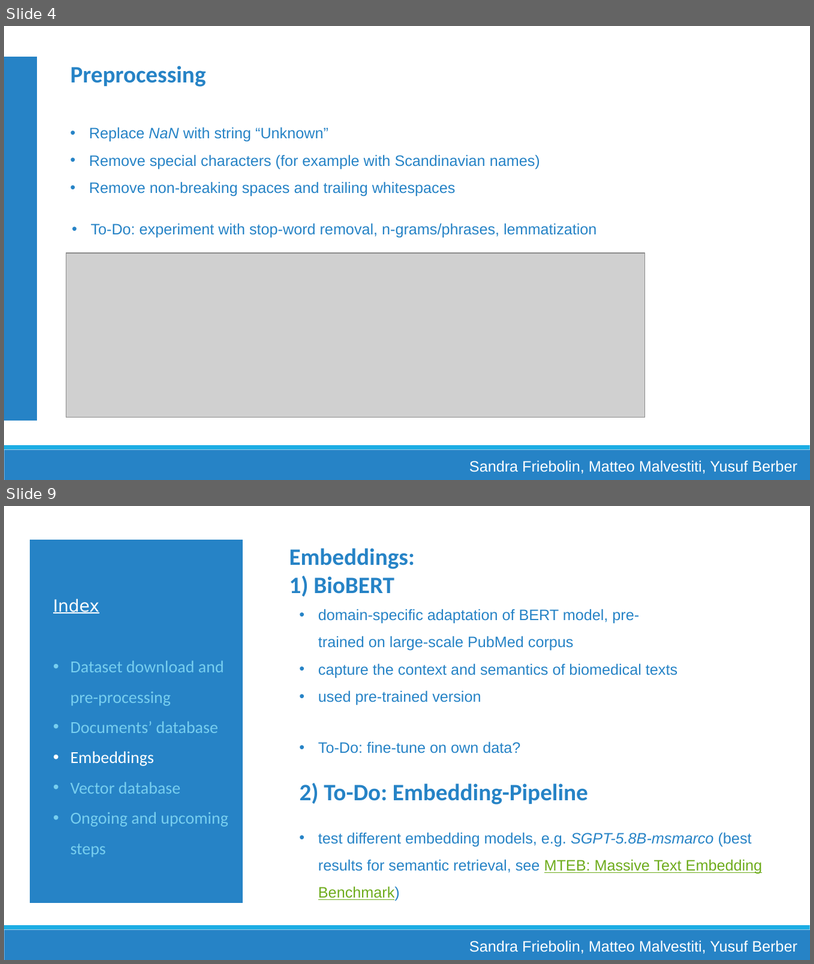
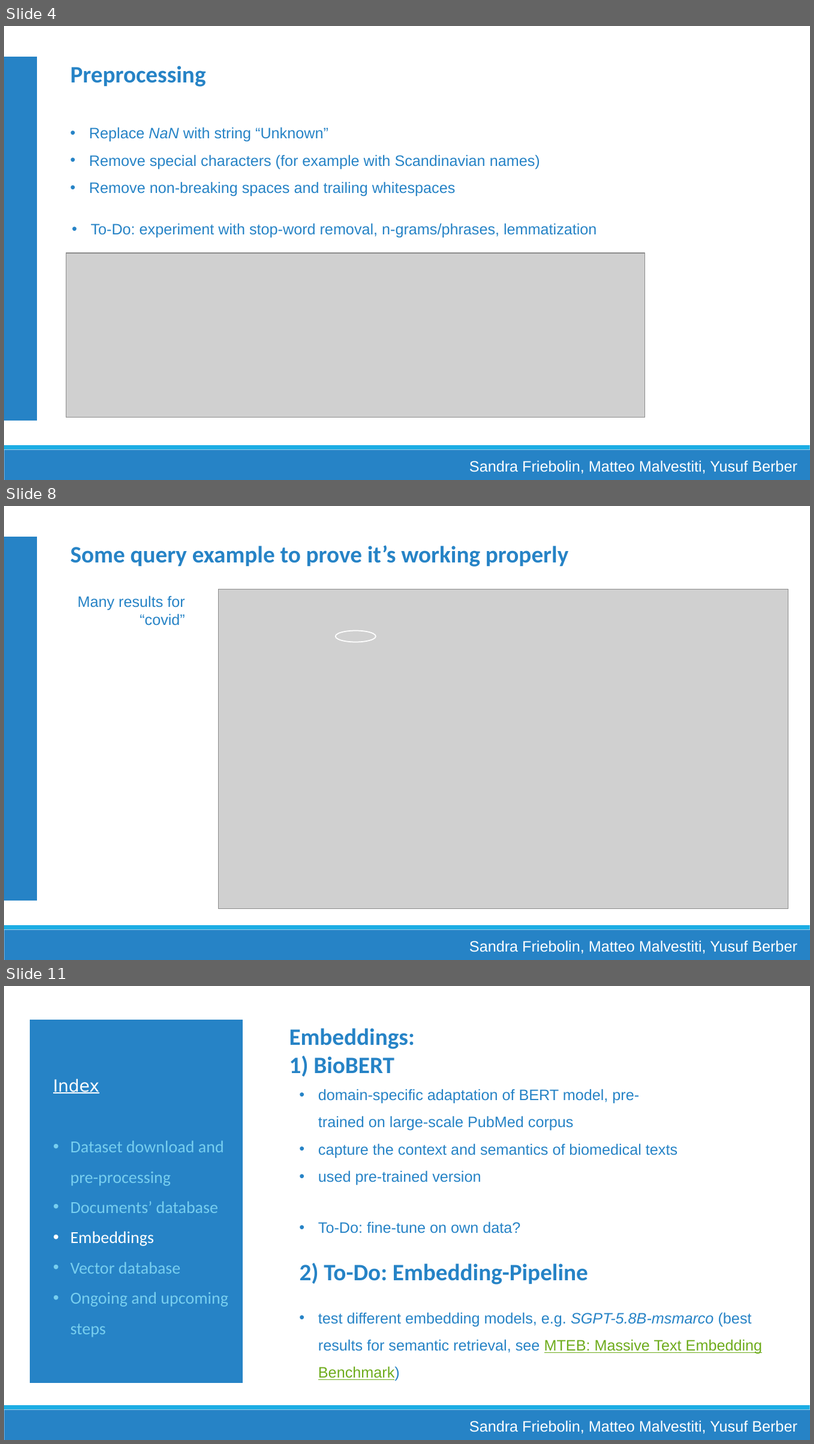
Before and after one commit to Matteo-Malve/RAGMedAssist-INLPT-WS2023, a slide deck: project/docs/Milestone-meeting_slides.pptx. Shown one above the other, each under a label of ours: slides 4 and 9 before the commit, slides 4, 8 and 11 after it; the slides between them are not shown. The pictures are 814x964 and 814x1444 pixels, drawn with LibreOffice and Linux fonts; fonts in the diff are those of the drawing; grey boxes stand for pictures. Boxes give left, top, right and bottom in pixels: in the first picture for what was removed or moved away, otherwise in the second. Text is boxed around its words. In the diff, an @@ line names an element or a change of style, - is before the commit and + after.

```diff
--- a/project/docs/Milestone-meeting_slides.pptx
+++ b/project/docs/Milestone-meeting_slides.pptx
@@ slide 8 added at (4, 506, 810, 960), background #FFFFFF; not listed: 2 template elements that a slide beside it also shows @@
@@ rectangle added at (4, 536, 37, 901), fill #2683C6, outline #FFFFFF 2 pt @@
@@ text added at (71, 545, 569, 567), 28 pt, text #2683C6, bold @@
+Some query example to prove it’s working properly
@@ text added at (78, 595, 185, 625), 18 pt, text #2683C6 @@
+Many results for “covid”
@@ picture added at (218, 589, 789, 908) @@
@@ ellipse added at (336, 631, 376, 642), outline #FFFFFF 1.25 pt @@
@@ text added at (470, 940, 798, 954), 18 pt, text #FFFFFF @@
+Sandra Friebolin, Matteo Malvestiti, Yusuf Berber
@@ what was slide 9 is now slide 11 @@
```
Also in this commit, not shown: 3 slides changed, 2 other slides added, 1 slide removed.
